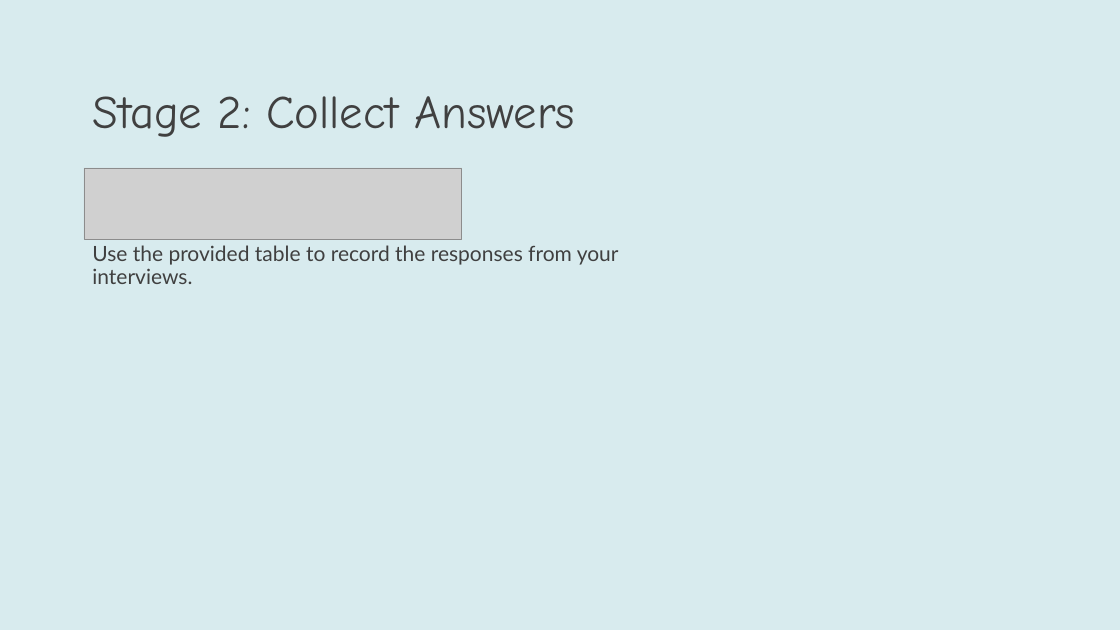
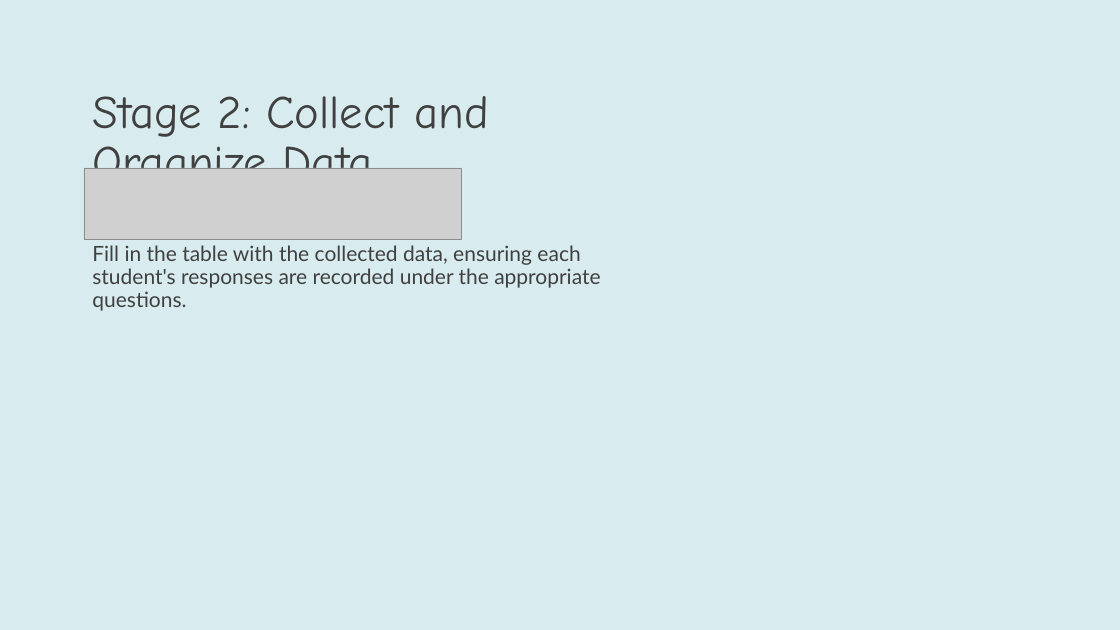
Before and after one commit to YuSh1nafk/IPR2026, a slide deck: slide 65 of back_end/outputs/Global_Success_Book_4_Presentation.pptx (slide 69 before the commit). Drawn at 1120x630 pixels with LibreOffice and Linux fonts; fonts in the diff are those of the drawing; grey boxes stand for pictures. Boxes give left, top, right and bottom in pixels: in the first picture for what was removed or moved away, otherwise in the second. Text is boxed around its words. In the diff, an @@ line names an element or a change of style, - is before the commit and + after.

```diff
--- a/back_end/outputs/Global_Success_Book_4_Presentation.pptx
+++ b/back_end/outputs/Global_Success_Book_4_Presentation.pptx
@@ title at [92,96,490,169]: text changed @@
-Stage 2: Collect Answers
+Stage 2: Collect and Organize Data
@@ text at [92,245,600,311]: text changed @@
-Use the provided table to record the responses from your interviews.
+Fill in the table with the collected data, ensuring each student's responses are recorded under the appropriate questions.
```
Also in this commit, not shown: 49 other slides changed, 4 slides added, 9 slides removed, 24 other files.
